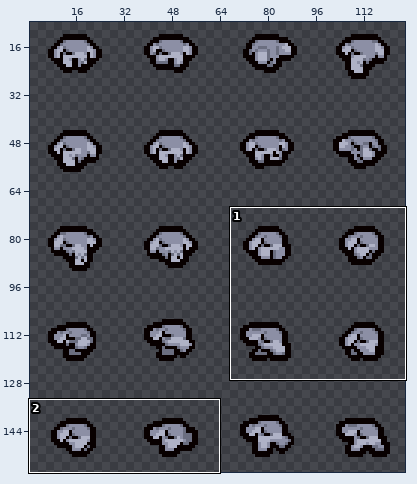
Two versions of one sprite sheet, resources/gfx/monsters/bloodmind_body.png. The picture above shows the old version from afar; the outline marks the close-up.
Close-up. First the earlier version:
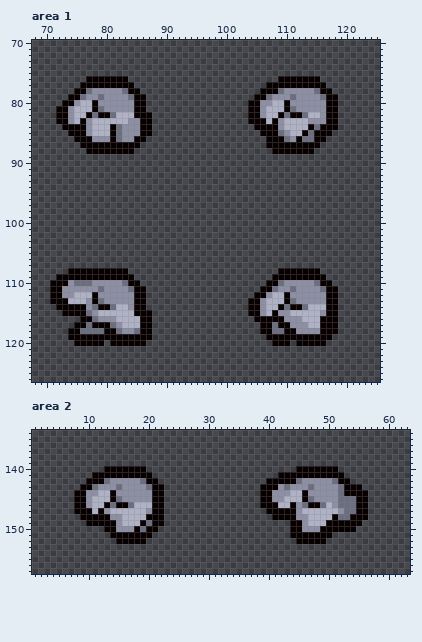
The file is 128x160 pixels. Shown: area 1: x 68..125, y 70..126; area 2: x 1..63, y 134..157. The old version is drawn lined up with the new one, on the new canvas. The wide view leaves out empty margins. The commit also changed other parts of the picture, which this record leaves out.
Now the later version:
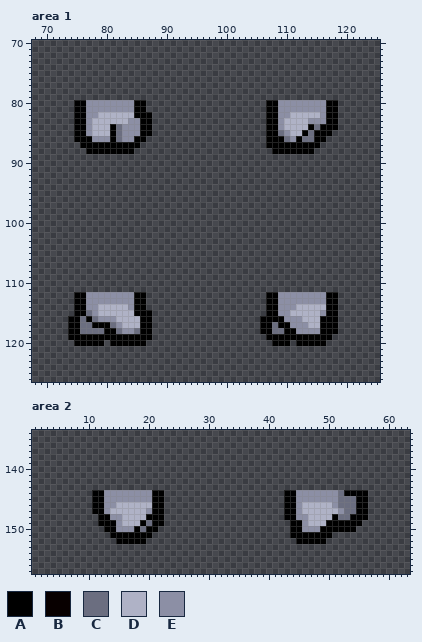
Palette (. is transparent): A #000000  B #080000  C #6b6e80  D #afb2c6  E #8c8fa5
Edits made:
canvas 128x160 -> 129x169
Changed rows in their new state; - is an unchanged pixel.
Area 1:
first column x 72:
 76 -----.......-------------------------.......---
 77 ----.........----------------------..........--
 78 ---...........--------------------............-
 79 --.............------------------..............
 80 -..AAEE------AA-----------------...AAEE------AA
 81 ...AAEEE-----AA-----------------...AAEEE-----AA
 82 ...AAEEDDD---AAA----------------...AAEEDDD---AA
 83 ...AA---------AA----------------...AA--------AA
 84 -..AA----A----AA-----------------..AA-----A-AAA
 85 --.AA----A----AA------------------.AA----A-AAA-
 86 ---AAA---A---AA--------------------AAA--A--AA--
 87 ----AAAAAAAAAA---------------------AAAAAAAAA---
 88 -----AAAAAAAA-----------------------AAAAAAA----
first column x 71:
108 ---..........-------------------------.......---
109 -.............-----------------------.........--
110 ...............---------------------...........-
111 ................-------------------.............
112 ....AAEE------AA------------------..AAEE------AA
113 ....AA-EE-----AA-----------------...AAEEE-----AA
114 -...AA-EDDD---AA-----------------...AAEEEDD---AA
115 --..AA--------AAA----------------...AA--------AA
116 ---AACA--------AA-----------------.AAAA------AAA
117 ---AAC-AAA-----AA------------------AA-AA-----AAA
118 ---AA----AA----AA------------------AA--AA----AAA
119 ---AAAAAAAAAAAAAA-------------------AAAAAAAAAAA-
120 ----AAAAA-AAAAAA---------------------AAA-AAAAA--
Area 2:
first column x 8:
140 -----.......-------------------------.......-----
141 ---..........---------------------...........----
142 --............------------------..............---
143 -..............----------------.................-
144 ...AAEE------AA----------------....AAEE------AAAA
145 ...AAEEE-----AA----------------....AAEEE-------AA
146 ...AAEEDDD---AA----------------....AA-DDDD-----AA
147 ...AA--------AA-----------------...AA----------AA
148 -...AA------AAA------------------..AA------A--AAA
149 --..AAA----A-AA---------------------AA----AAAAAA-
150 -----AA---A-AA----------------------AA---AAAAAA--
151 ------AAAAAAA-----------------------AAAAAAA------
152 -------AAAAA-------------------------AAAAA-------
